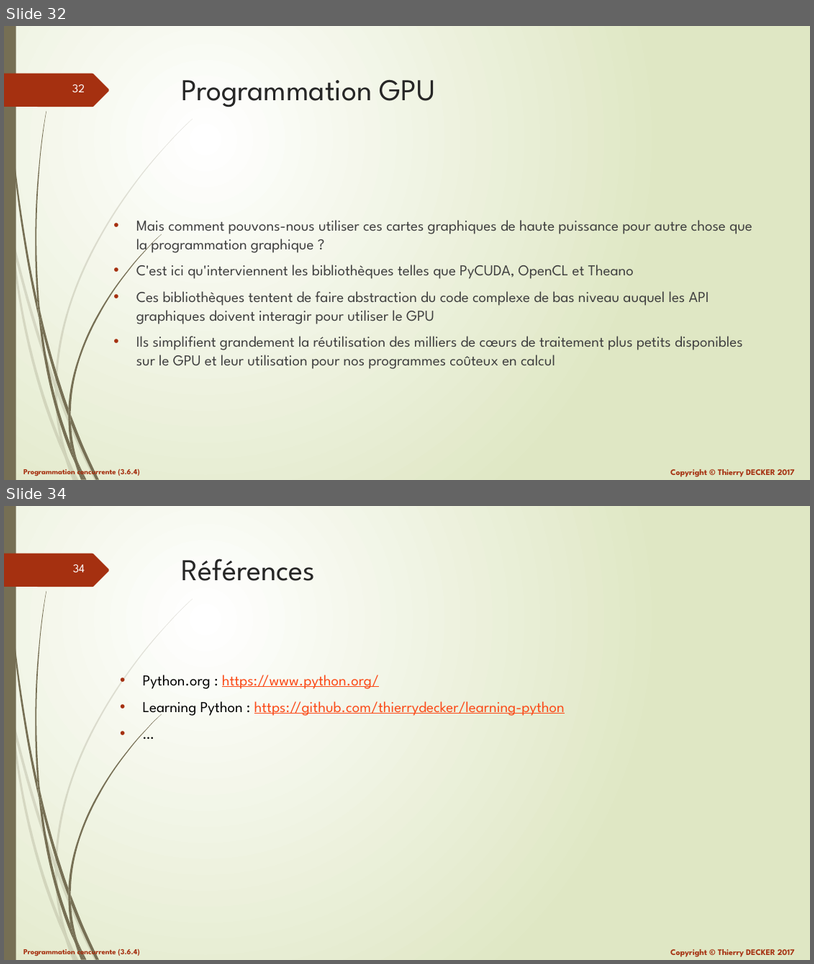
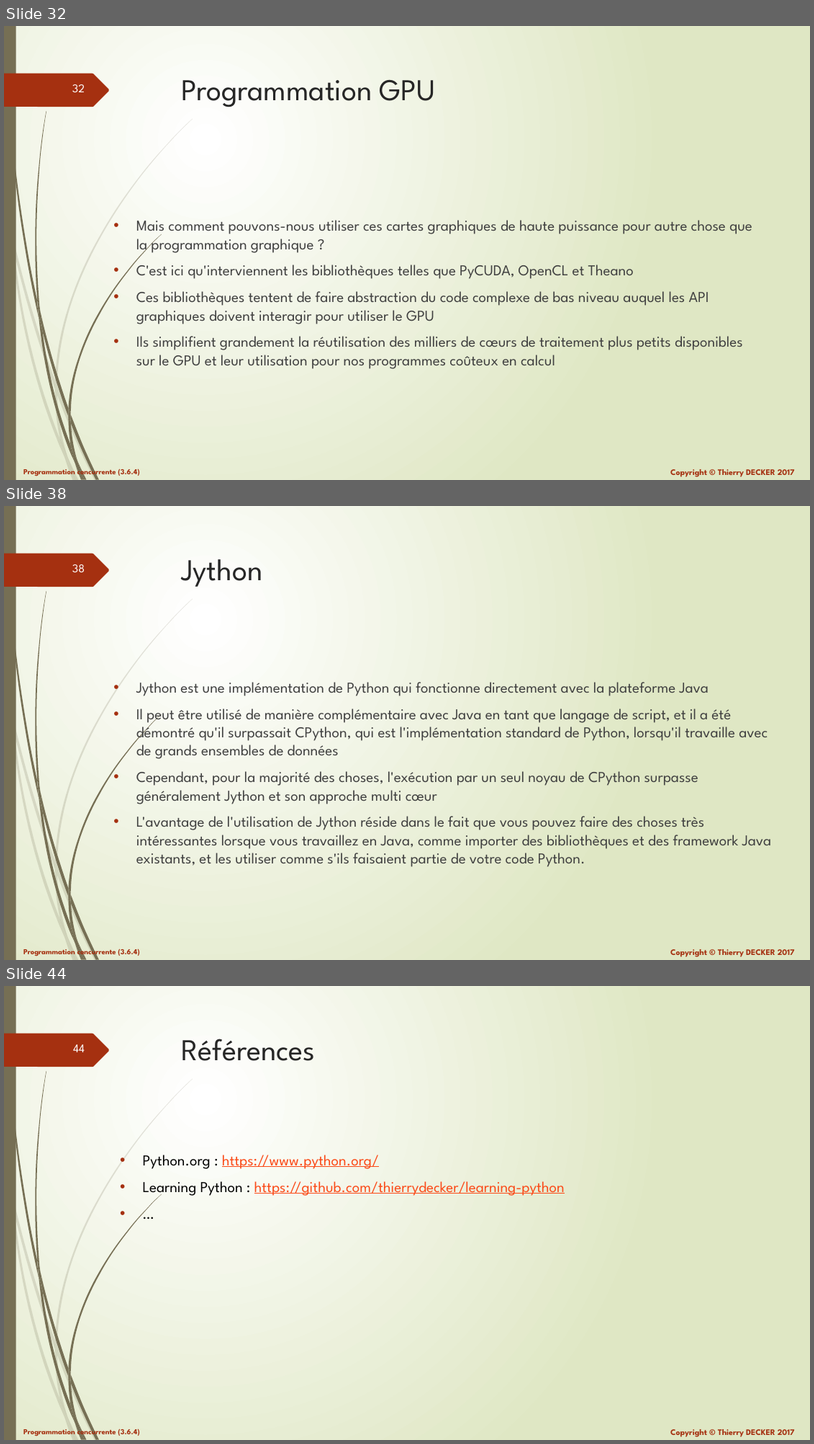
Before and after one commit to VikmanTheRacoon/learning-python, a slide deck: documentations/python-103.pptx. Shown one above the other, each under a label of ours: slides 32 and 34 before the commit, slides 32, 38 and 44 after it; the slides between them are not shown. The pictures are 814x964 and 814x1444 pixels, drawn with LibreOffice and Linux fonts; fonts in the diff are those of the drawing. Boxes give left, top, right and bottom in pixels: in the first picture for what was removed or moved away, otherwise in the second. Text is boxed around its words. In the diff, an @@ line names an element or a change of style, - is before the commit and + after.

```diff
--- a/documentations/python-103.pptx
+++ b/documentations/python-103.pptx
@@ slide 38 added at box(4, 506, 810, 960), background gradient #FFFFFF to #DFE8C4; not listed: 27 template elements that a slide beside it also shows @@
@@ title added at box(182, 559, 263, 587), 36 pt, text #262626 @@
+Jython
@@ text added at box(136, 682, 772, 867), 18 pt, text #404040 @@
+• Jython est une implémentation de Python qui fonctionne directement avec la plateforme Java
+• Il peut être utilisé de manière complémentaire avec Java en tant que langage de script, et il a été démontré qu'il surpassait CPython, qui est l'implémentation standard de Python, lorsqu'il travaille avec de grands ensembles de données
+• Cependant, pour la majorité des choses, l'exécution par un seul noyau de CPython surpasse généralement Jython et son approche multi cœur
+• L'avantage de l'utilisation de Jython réside dans le fait que vous pouvez faire des choses très intéressantes lorsque vous travaillez en Java, comme importer des bibliothèques et des framework Java existants, et les utiliser comme s'ils faisaient partie de votre code Python.
@@ what was slide 34 is now slide 44 @@
@@ page number at box(73, 1044, 85, 1052): text changed @@
-34
+44
```
Also in this commit, not shown: 1 slide changed, 9 other slides added, 1 other file.
